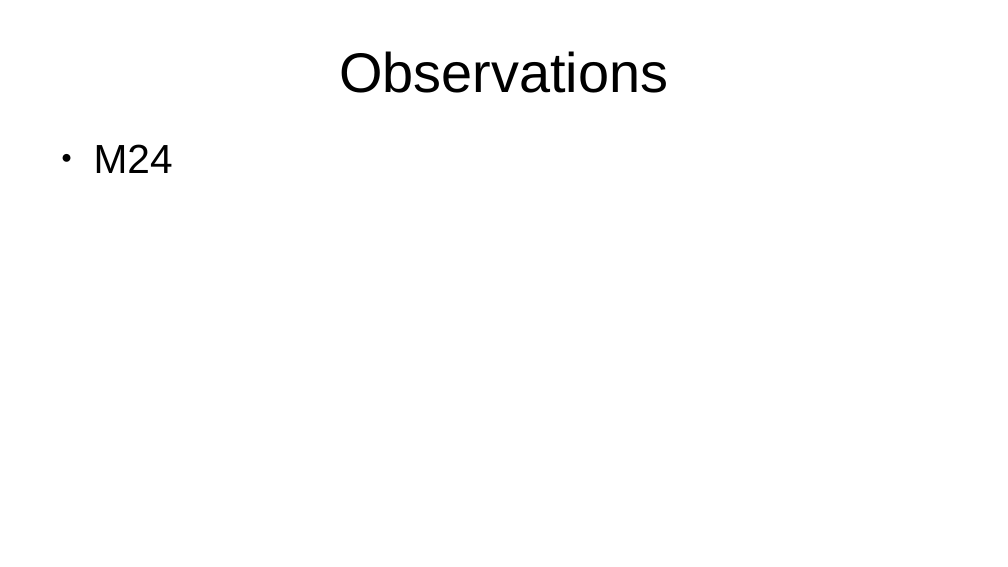
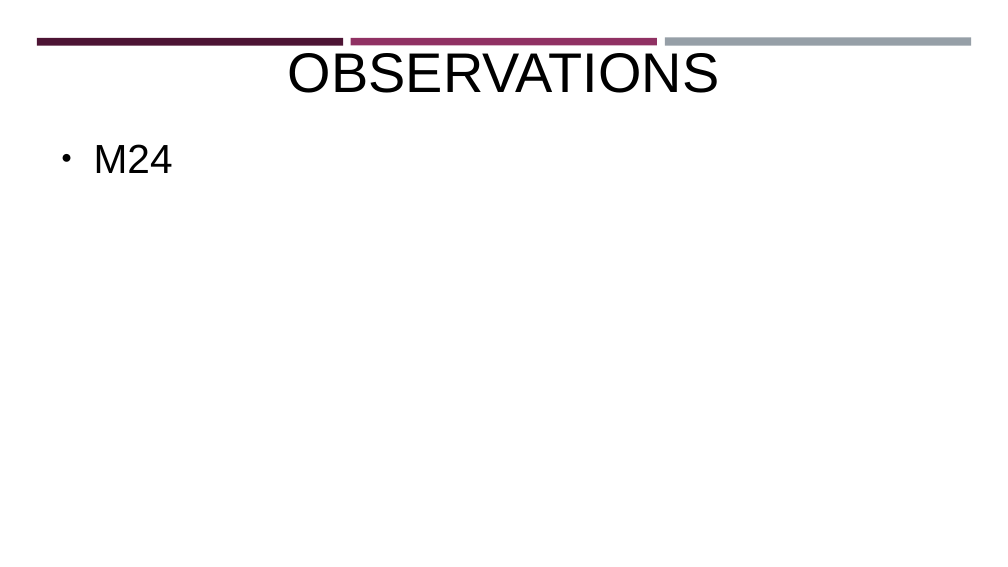
Before and after one commit to brockparker/Research, a slide deck: slide 9 of CGM/CGM_Group_20250204.pptx (slide 7 before the commit). Drawn at 1008x567 pixels with LibreOffice and Linux fonts; fonts in the diff are those of the drawing. Boxes give left, top, right and bottom in pixels: in the first picture for what was removed or moved away, otherwise in the second. Text is boxed around its words. In the diff, an @@ line names an element or a change of style, - is before the commit and + after.

```diff
--- a/CGM/CGM_Group_20250204.pptx
+++ b/CGM/CGM_Group_20250204.pptx
@@ rectangle added at box(37, 38, 343, 46), fill #4D1434 @@
@@ title at box(288, 53, 719, 93): text changed @@
-Observations
+OBSERVATIONS
@@ rectangle added at box(351, 38, 658, 45), fill #903163 @@
@@ rectangle added at box(665, 38, 971, 46), fill #969FA7 @@
```
Also in this commit, not shown: 7 other slides changed, 3 slides added, 1 slide removed, 1 other file.
